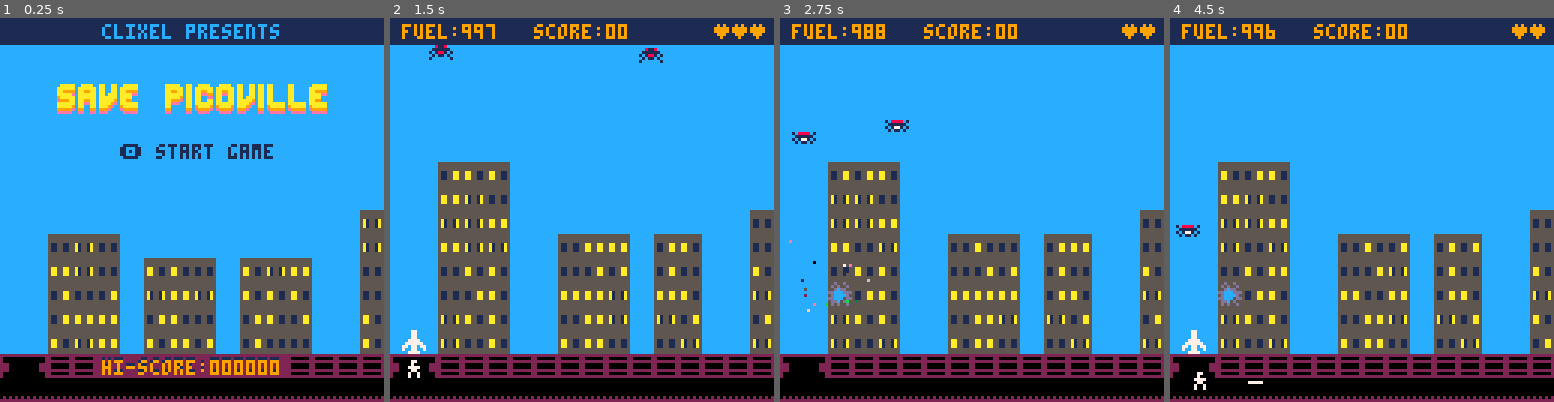
Above: before the commit, frames 1-4 (left to right).
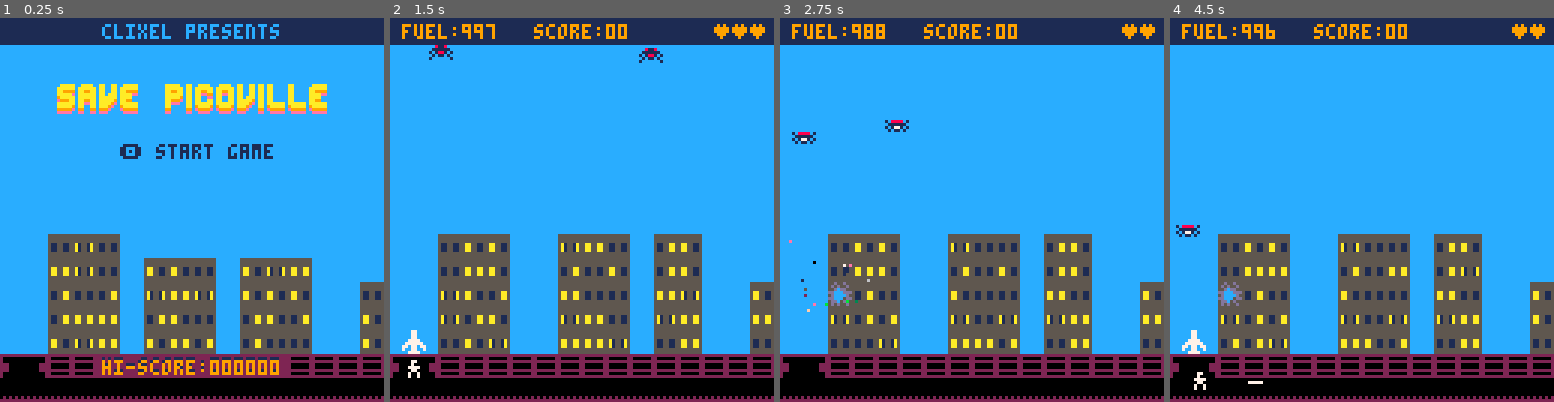
Above: after the commit, the same moments.

Repository: natebeaty/savepicoville
Game: PICO-8 cartridge savepicoville.p8
The game is run twice, just before and just after one commit, with the same random seed, the same clock (stepped at 60 frames per second) and the same inputs.
Inputs:
- Up to frame 1 (0.25 s): no input
- Up to frame 2 (1.5 s): tap X (X key) at 0.33, 1.07 s; tap O (Z key) at 0.7 s
- Up to frame 3 (2.75 s): hold Right 1.6-2.1 s; tap O (Z key) at 1.7, 2.1, 2.5 s; tap X (X key) at 1.85 s; hold Up 2.15-2.42 s; hold Right from 2.47 s (still down)
- Up to frame 4 (4.5 s): tap O (Z key) every 0.4 s from 2.9 to 4.1 s; tap X (X key) at 2.97, 4.08 s; release Right at 3.03 s; hold Left 3.08-3.58 s; hold Down 3.63-3.97 s; hold Right from 4.02 s (still down)

The runs differ from the first frame. In frame 1, 1.2% of the frame differs, in the area x 93-100%, y 50-69%; in frame 2, 6.0%, in the area x 12-100%, y 37-86%; in frame 3, 6.0%; in frame 4, 6.0%.

Commit message:
smaller buildings on title

Diff:
--- a/main.lua
+++ b/main.lua
@@ -131,7 +131,8 @@
   explosions={}
   buildingcrash={}
   rumblingrows={}
-  make_buildings()
+  local maxheight=(mode=="title" and 3 or nil)
+  make_buildings(maxheight)
 end
 
 function restart()
